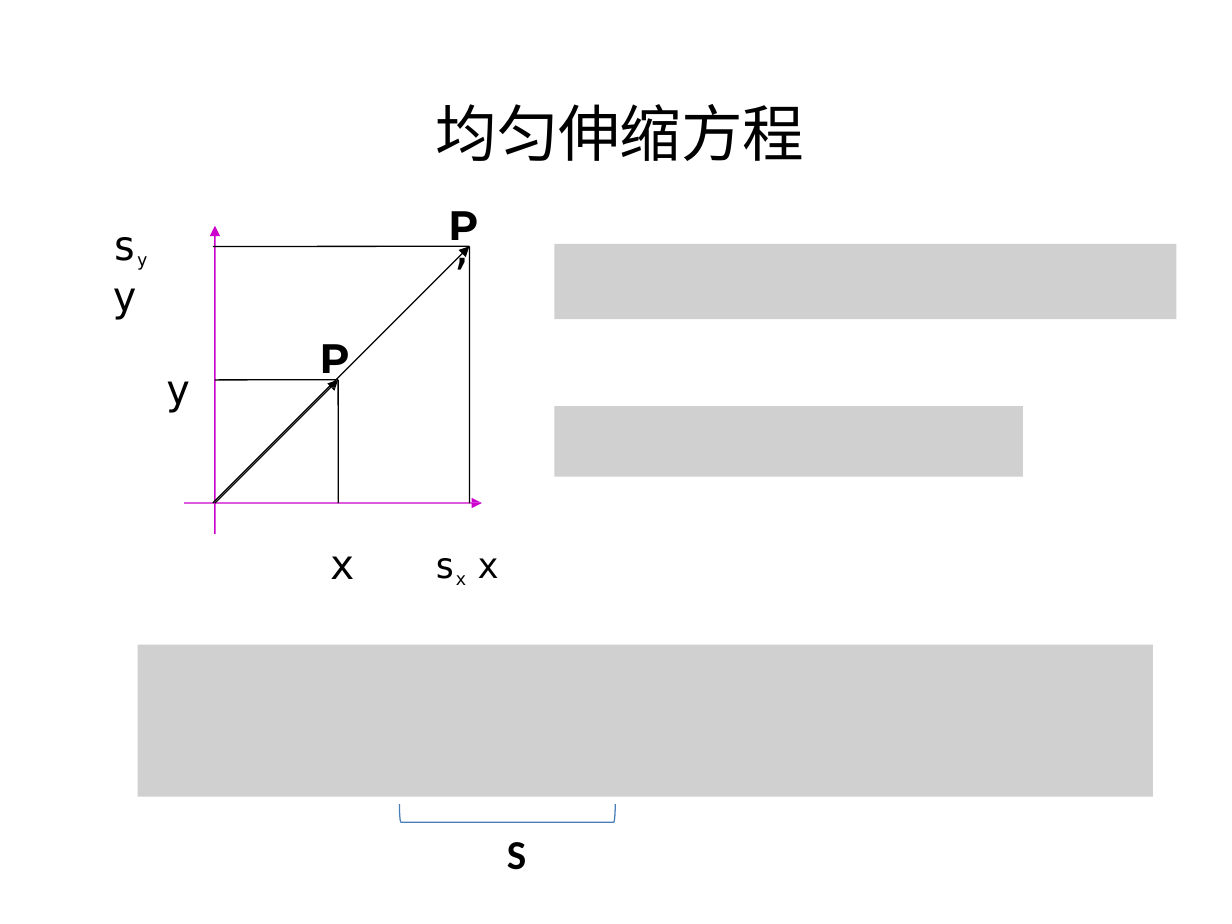
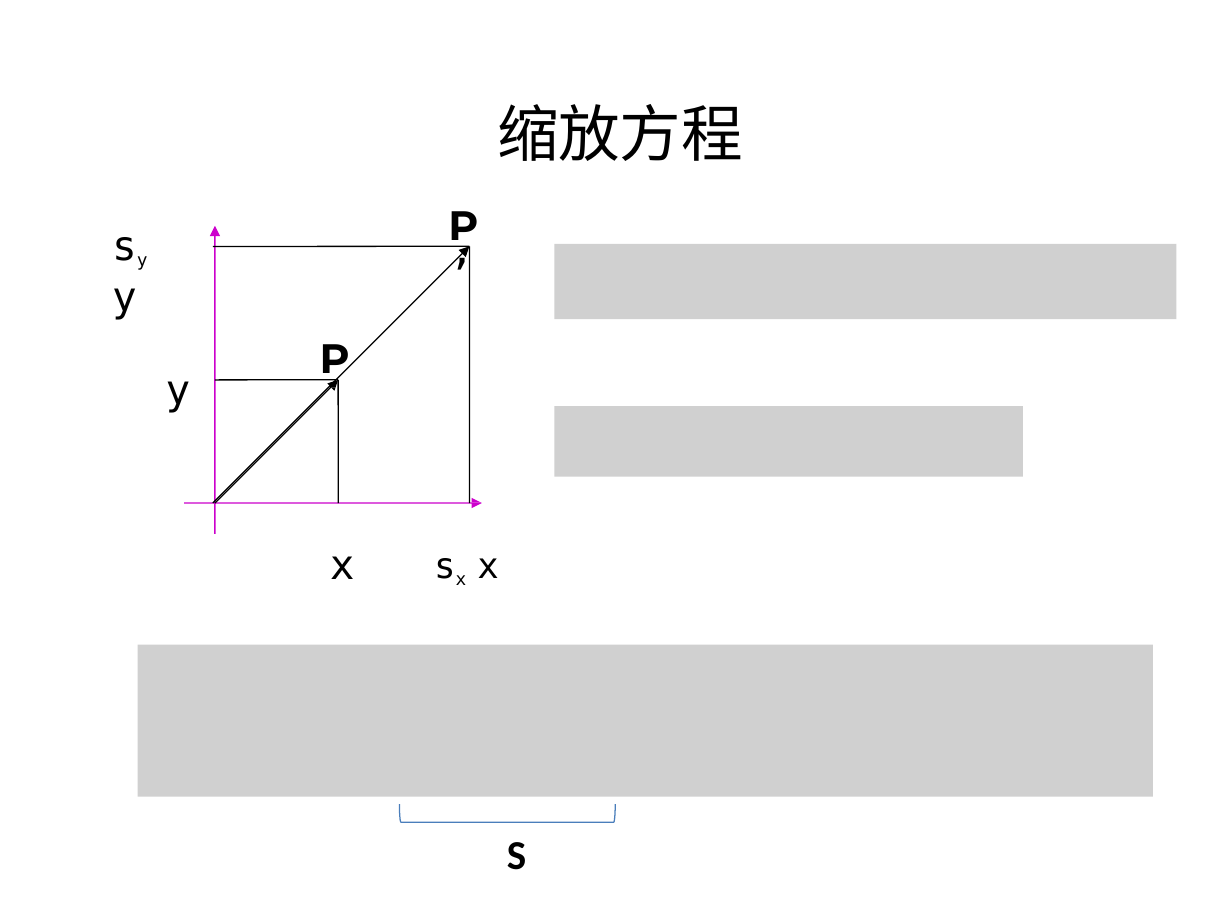
Before and after one commit to evenhax/translation_and_refining_for_cs231a, a slide deck: slide 34 of PPT231a_trans_and_refine/中文矫正版/lecture 2 _Camera Models .pptx. Drawn at 1232x924 pixels with LibreOffice and Linux fonts; fonts in the diff are those of the drawing; grey boxes stand for pictures. Boxes give left, top, right and bottom in pixels: in the first picture for what was removed or moved away, otherwise in the second. Text is boxed around its words. In the diff, an @@ line names an element or a change of style, - is before the commit and + after.

```diff
--- a/PPT231a_trans_and_refine/中文矫正版/lecture 2 _Camera Models .pptx
+++ b/PPT231a_trans_and_refine/中文矫正版/lecture 2 _Camera Models .pptx
@@ title at box(497, 104, 743, 161): text changed @@
-均匀伸缩方程
+缩放方程
```
Also in this commit, not shown: 6 other slides changed, 4 other files.
